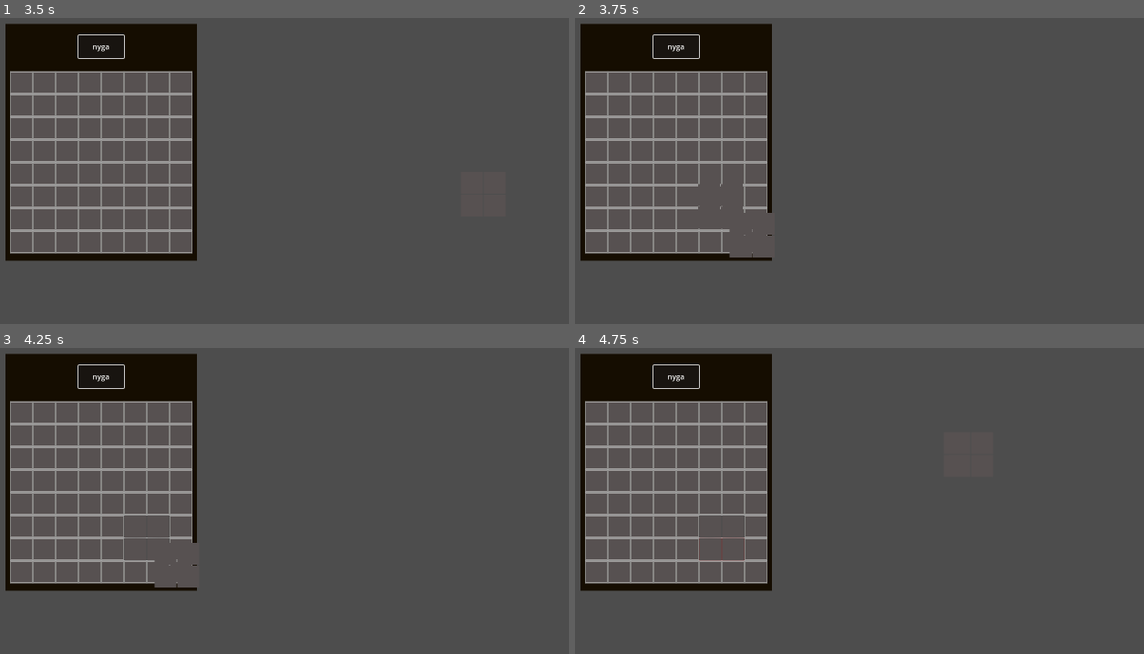
Above: before the commit, frames 1-4 (two rows, left to right).
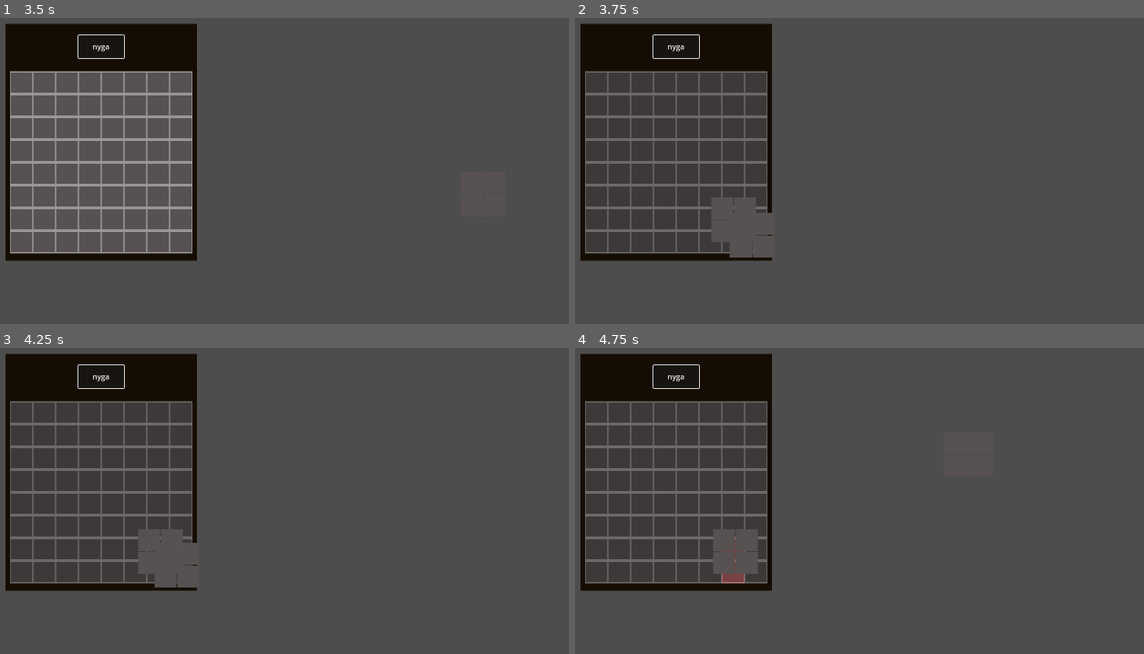
Above: after the commit, the same moments.

Repository: wrona777/BackpackFightingSystemPrototype
Game: Godot game, scene res://scenes/main.tscn
Two runs of this game, one before a commit and one after it. Both use one fixed random seed, a clock stepped at 60 frames per second and the inputs below.
Inputs (mouse positions are in pixels of both pictures, inside the frame that each line leads up to):
- Up to frame 1 (3.5 s): click "nyga" at 0.5 s; click "nyga" at 1.25 s; click "nyga" at 2 s; tap Enter at 2.75 s; move the mouse to (472, 180) at 2.77 s; click (472, 180) at 2.85 s
- Up to frame 2 (3.75 s): tap Space at 3.5 s; move the mouse to (740, 223) at 3.52 s; click (740, 223) at 3.6 s
- Up to frame 3 (4.25 s): no input
- Up to frame 4 (4.75 s): tap Enter at 4.25 s; move the mouse to (956, 439) at 4.27 s; right-click (956, 439) at 4.35 s; click (956, 439) at 4.55 s

Frame 1 is identical in both runs. In frame 2, 17% of the frame differs, in the area x 1-34%, y 17-78%; in frame 3, 18%; in frame 4, 18%.

Commit message:
syzyf dalsze działania wymagane

Diff:
--- a/data/Item_data.Json
+++ b/data/Item_data.Json
@@ -9,7 +9,7 @@
   "2": {
 	"Name": "item2placeholder",
 	"Value": 20,
-	"Grid": "0,0/0,1",
+	"Grid": "0,0/1,0",
 	"Sizex": 100,
 	"Sizey": 50
   },
--- a/project.godot
+++ b/project.godot
@@ -12,7 +12,7 @@
 
 config/name="BackpackPrototypeFightingSystem"
 run/main_scene="uid://nxl0nuefn2ts"
-config/features=PackedStringArray("4.4", "GL Compatibility")
+config/features=PackedStringArray("4.5", "GL Compatibility")
 config/icon="res://icon.svg"
 
 [autoload]
--- a/scenes/main.tscn
+++ b/scenes/main.tscn
@@ -5,3 +5,8 @@
 [node name="Main" type="Node2D"]
 
 [node name="Inventory" parent="." instance=ExtResource("1_o5qli")]
+anchors_preset = 8
+anchor_left = 0.5
+anchor_top = 0.5
+anchor_right = 0.5
+anchor_bottom = 0.5
--- a/scenes/slot.tscn
+++ b/scenes/slot.tscn
@@ -9,15 +9,31 @@
 
 [node name="Slot" type="TextureRect"]
 custom_minimum_size = Vector2(50, 50)
+anchors_preset = -1
+anchor_left = 0.016
+anchor_top = 0.028
+anchor_right = 0.016
+anchor_bottom = 0.028
+offset_left = -25.6
+offset_top = -25.2
+offset_right = 24.4
+offset_bottom = 24.8
 texture = SubResource("AtlasTexture_qw0r6")
 expand_mode = 1
 script = ExtResource("2_ic0fu")
+metadata/_edit_use_anchors_ = true
 
 [node name="slotModulation" type="ColorRect" parent="."]
 layout_mode = 1
-anchors_preset = 15
-anchor_right = 1.0
-anchor_bottom = 1.0
-grow_horizontal = 2
-grow_vertical = 2
+anchors_preset = -1
+anchor_left = 0.5
+anchor_top = 0.5
+anchor_right = 0.5
+anchor_bottom = 0.5
+offset_left = -25.0
+offset_top = -25.0
+offset_right = 25.0
+offset_bottom = 25.0
+grow_horizontal = 0
+grow_vertical = 0
 color = Color(0.584314, 0.6, 0.266667, 0)
--- a/scripts/inventory.gd
+++ b/scripts/inventory.gd
@@ -43,7 +43,7 @@
 		check_slot_availability(current_slot)
 		set_grids.call_deferred(current_slot)
 
-func _on_slot_mouse_exited(a_slot):
+func _on_slot_mouse_exited(_a_slot):
 	clear_grid()
 
 func _on_button_pressed() -> void:
@@ -101,7 +101,10 @@
 		return
 
 	var calculated_grid_id = current_slot.slot_ID + icon_anchor.x * col_count + icon_anchor.y
+	print(calculated_grid_id, " kalkulated id")
+	print(icon_anchor.x)
 	item_held._snap_to(grid_array[calculated_grid_id].global_position)
+	print("Slot size:", grid_array[calculated_grid_id].size)
 
 	item_held.grid_anchor = current_slot
 	for grid in item_held.item_grids:
--- a/scripts/item.gd
+++ b/scripts/item.gd
@@ -33,10 +33,11 @@
 func _snap_to(destination: Vector2):
 	var tween = get_tree().create_tween()
 	if int(rotation_degrees) % 180 == 0:
-		destination += IconNode.size / 5
+		destination += IconNode.size / 2
 	else:
 		var temp_xy_switch = Vector2(IconNode.size.y, IconNode.size.x)
-		destination += temp_xy_switch / 5
-
+		destination += temp_xy_switch / 2
+	print(destination, " destynacja")
+	print("IconNode.size:", IconNode.size)
 	tween.tween_property(self, "global_position", destination, 0.15).set_trans(Tween.TRANS_SINE)
 	selected = false
--- a/scripts/slot.gd
+++ b/scripts/slot.gd
@@ -14,7 +14,7 @@
 func set_color(a_state = States.DEFAULT) -> void:
 	match a_state:
 		States.DEFAULT:
-			filter.color = Color(Color.WHITE, 0.0)
+			filter.color = Color(Color.BLACK, 0.3)
 		States.TAKEN:
 			filter.color = Color(Color.RED, 0.2)
 		States.FREE:
